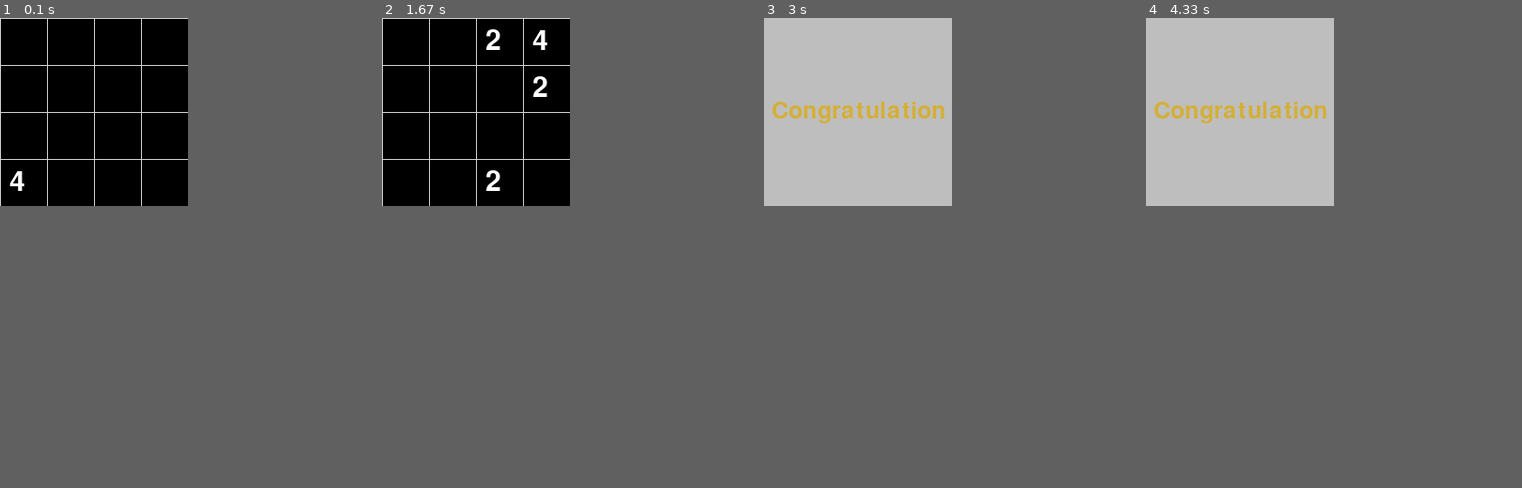
Above: before the commit, frames 1-4 (left to right).
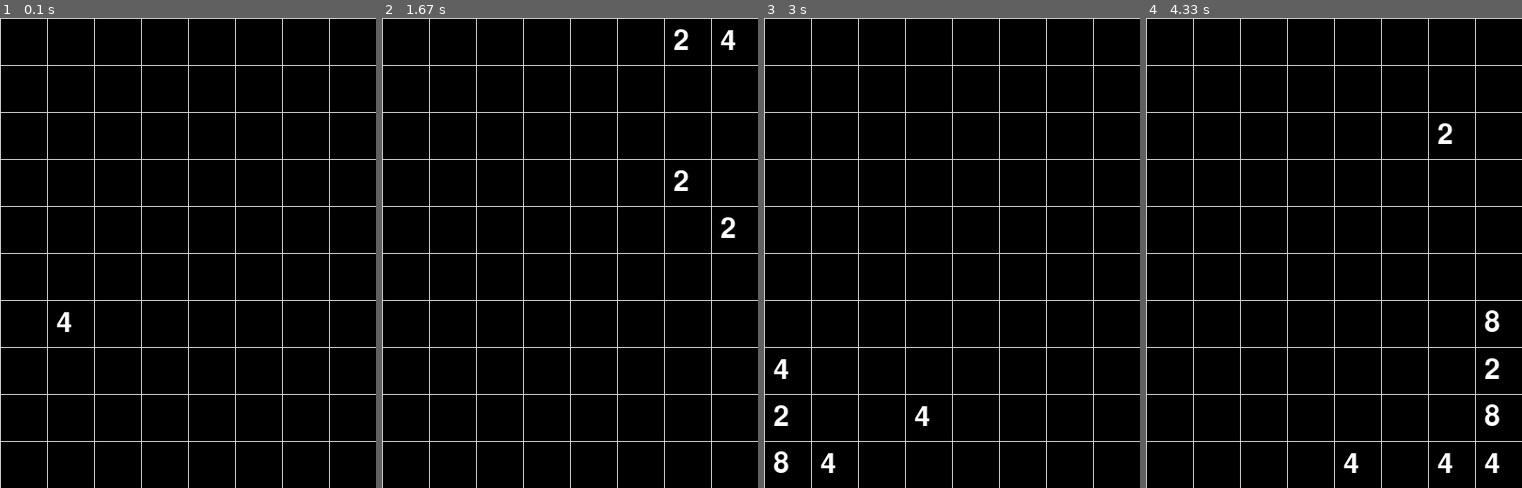
Above: after the commit, the same moments.

Repository: liuzehaoleon/pygame
Game: pygame game, started from my2048.py
Two runs of this game, one before a commit and one after it. Both use one fixed random seed, a clock stepped at 60 frames per second and the inputs below.
Inputs:
- Up to frame 1 (0.1 s): no input
- Up to frame 2 (1.67 s): hold D 0.33-0.8 s; hold W 0.83-1.13 s; hold D 1.17-1.63 s
- Up to frame 3 (3 s): hold A 1.67-2.2 s; hold S 2.23-2.53 s; hold A 2.57-2.97 s
- Up to frame 4 (4.33 s): hold W 3-3.37 s; hold D 3.4-4.03 s; hold S from 4.07 s (still down)
In our replay, the window is 200x200 before the commit and 400x500 after it. These sizes can differ from the game's own. Grey fills any space a smaller window leaves; there, only what the larger window draws over its background counts as a difference.

The runs differ from the first frame. In frame 1, 3.3% of the frame differs, in the area x 0-100%, y 0-100%; in frame 2, 4.0%; in frame 3, 23%; in frame 4, 23%.

Commit message:
Add files via upload

Diff:
--- a/my2048.py
+++ b/my2048.py
@@ -11,24 +11,26 @@
 """
 
 import pygame, random
+from copy import copy
 from pygame.locals import *
 
 # initial
 pygame.init()
 
 UNITSIZE = 50
-UNITWIDTH = UNITHEIGHT = 4
-SCREENWIDTH = SCREENHEIGHT = UNITSIZE * UNITHEIGHT
+UNITWIDTH = 8; UNITHEIGHT = 10
+SCREENWIDTH, SCREENHEIGHT = UNITSIZE * UNITWIDTH, UNITSIZE * UNITHEIGHT
 screen = pygame.display.set_mode((SCREENWIDTH, SCREENHEIGHT))
 BASICFONT = pygame.font.Font('freesansbold.ttf', 30)
+pygame.display.set_caption('2048games in size: {}X{}'.format(UNITWIDTH,UNITHEIGHT))
 
 # Color
 LIGHTGRAY = pygame.Color('lightgray')
-GRAY=pygame.Color('gray')
+GRAY = pygame.Color('gray')
 WHITE = pygame.Color('white')
 BLACK = pygame.Color('black')
 RED = pygame.Color('red')
-Metallic_gold = 212,175,55
+Metallic_gold = 212, 175, 55
 
 
 class Game():
@@ -43,19 +45,22 @@
     def _getEmptySet(self):
         '''this a empty number set'''
         emptySet = []
-        for i in range(UNITHEIGHT):
+        for i in range(UNITWIDTH):
             emptySet.append([])
-            for _ in range(UNITWIDTH):
+            for _ in range(UNITHEIGHT):
                 emptySet[i].append(None)
         return emptySet
 
     def getRandomNum(self):
         '''random choice a num and place it into a random place'''
+#         print('gameSet before add')
+#         pprint(self.gameSet)
+
         gameover = False
         num = random.choice((2, 4))
         temp = []  # a list of tuple
-        for i in range(UNITHEIGHT):
-            for j in range(UNITWIDTH):
+        for i in range(len(self.gameSet)):
+            for j in range(len(self.gameSet[i])):
                 if self.gameSet[i][j] == None:
                     temp.append((i, j))
         x, y = random.choice(temp)
@@ -64,6 +69,9 @@
             self.largest = num
         else:
             gameover = True
+#         print('add a new num{} at position:'.format(num),x,y)
+#         print('gameSet after add')
+#         pprint(self.gameSet)
         return gameover
 
     def checkOver(self):
@@ -88,14 +96,14 @@
             for a in cloumn:
                 if a != None:
                     newCloumn.append(a)
-            for _ in range(UNITWIDTH - len(newCloumn)):
+            for _ in range(len(self.gameSet[0]) - len(newCloumn)):
                 newCloumn.append(None)
             return newCloumn
 
         def merge(cloumn):
             pair = False
             newCloumn = []
-            for i in range(UNITWIDTH):
+            for i in range(len(self.gameSet[0])):
                 if pair:
                     newCloumn.append(2 * cloumn[i])
                     pair = False
@@ -127,8 +135,8 @@
     # y=-x transpose
     def _transpose(self):
         new_gameSet = []
-        for i in range(UNITWIDTH):
-            for j in range(UNITHEIGHT):
+        for i in range(len(self.gameSet)):
+            for j in range(len(self.gameSet[i])):
                 if i == 0:
                     new_gameSet.append([])
                 new_gameSet[j].append(self.gameSet[i][j])
@@ -136,7 +144,6 @@
         return
 
     def moveDown(self):
-
         self._invert_UD()
         self.moveUp()
         self._invert_UD()
@@ -156,14 +163,16 @@
     def ableMoveLeft(self):
         able = False
         # there is a hollow exit
-        for i in range(UNITWIDTH - 1):
-            for j in range(UNITHEIGHT):
-                for x in range(i, UNITHEIGHT - 1):
+        for i in range(len(self.gameSet) - 1):
+            for j in range(len(self.gameSet[i])):
+                for x in range(i, len(self.gameSet)):
+#                     print(i,j,x)
+#                     pprint(self.gameSet)
                     if self.gameSet[i][j] == None and self.gameSet[x][j] != None:
                         able = True
         # there can be merge
-        for i in range(UNITWIDTH - 1):
-            for j in range(UNITHEIGHT):
+        for i in range(len(self.gameSet) - 1):
+            for j in range(len(self.gameSet[i])):
                 if self.gameSet[i][j] == self.gameSet[i + 1][j]:
                     able = True
         return able
@@ -187,8 +196,9 @@
         return able
 
     def draw(self):
-        for i in range(UNITWIDTH):
-            for j in range(UNITHEIGHT):
+        for i in range(len(self.gameSet)):
+            for j in range(len(self.gameSet[i])):
+#                 pprint(self.gameSet)
                 if self.gameSet[i][j] != None:
                     numSurf = BASICFONT.render('{}'.format(self.gameSet[i][j]), True, WHITE)
                     numRect = numSurf.get_rect()
@@ -196,23 +206,22 @@
                     self.screen.blit(numSurf, numRect)
 
     def drawGameOver(self):
-        font = pygame.font.Font('freesansbold.ttf', 30)
+        font = pygame.font.Font('freesansbold.ttf', 25)
         gameOverScreen = font.render('GameOver', True, RED)
         gameOverRect = gameOverScreen.get_rect()
         gameOverRect.center = (SCREENWIDTH // 2, SCREENHEIGHT // 2)
         screen.blit(gameOverScreen, gameOverRect)
 
     def _largest(self):
-        for i in range(UNITWIDTH):
-            for j in range(UNITHEIGHT):
+        for i in range(len(self.gameSet)):
+            for j in range(len(self.gameSet[i])):
                 if self.gameSet[i][j] is not None and self.gameSet[i][j] > self.largest:
                     self.largest = self.gameSet[i][j]
         return
 
     def drawWin(self):
-        print('here')
         self._largest()
-        if int(self.largest) >= 8:
+        if int(self.largest) >= 100:
             screen.fill(GRAY)
             font = pygame.font.Font('freesansbold.ttf', 25)
             winScreen = font.render('Congratulation', True, Metallic_gold)
@@ -220,7 +229,7 @@
             winRect.center = (SCREENWIDTH // 2, SCREENHEIGHT // 2)
             screen.blit(winScreen, winRect)
 
-
+time=0
 game = Game(screen)
 game.getRandomNum()
 running = True
@@ -244,9 +253,8 @@
 
         # if the key be press
         if game.move != None:
-            print('A new loop')
-            print(game.move)
-            temp = game.gameSet
+            temp = game.gameSet.copy()
+#             print('first temp here is',temp)
             if game.move == 'left' and game.ableMoveLeft():
                 game.moveLeft()
             elif game.move == 'right' and game.ableMoveRight():
@@ -255,17 +263,23 @@
                 game.moveUp()
             elif game.move == 'down' and game.ableMoveDown():
                 game.moveDown()
+#             print('After moving temp here is',temp)
+#             print('t!=n',temp != game.gameSet,temp,game.gameSet)
             if temp != game.gameSet:
                 gameover = game.getRandomNum()
                 if gameover:
                     game.gamein = False
             game.move = None
-
+#             print(game.ableMoveUp(),game.ableMoveLeft(),game.ableMoveDown(),game.ableMoveRight())
         game.draw()
         game.checkOver()
     else:
-        screen.fill(GRAY)
-        game.drawGameOver()
+        # delay in millionsecond
+        if time<200:
+            time+=1
+        else:
+            screen.fill(GRAY)
+            game.drawGameOver()
 
     game.drawWin()
     pygame.display.update()
